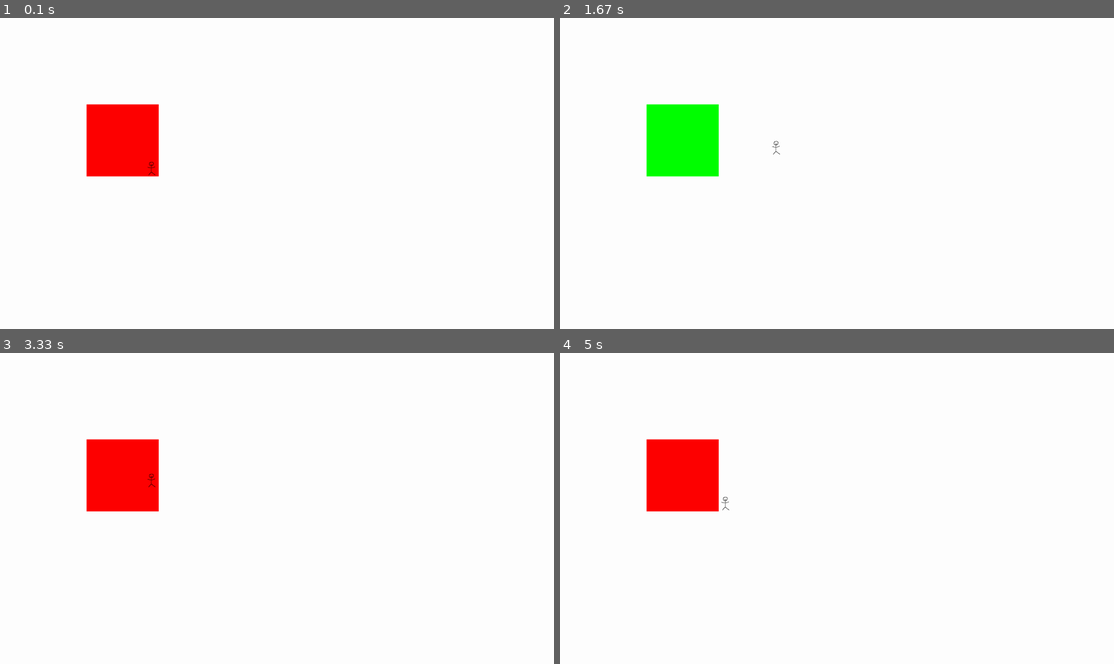
Above: before the commit, frames 1-4 (two rows, left to right).
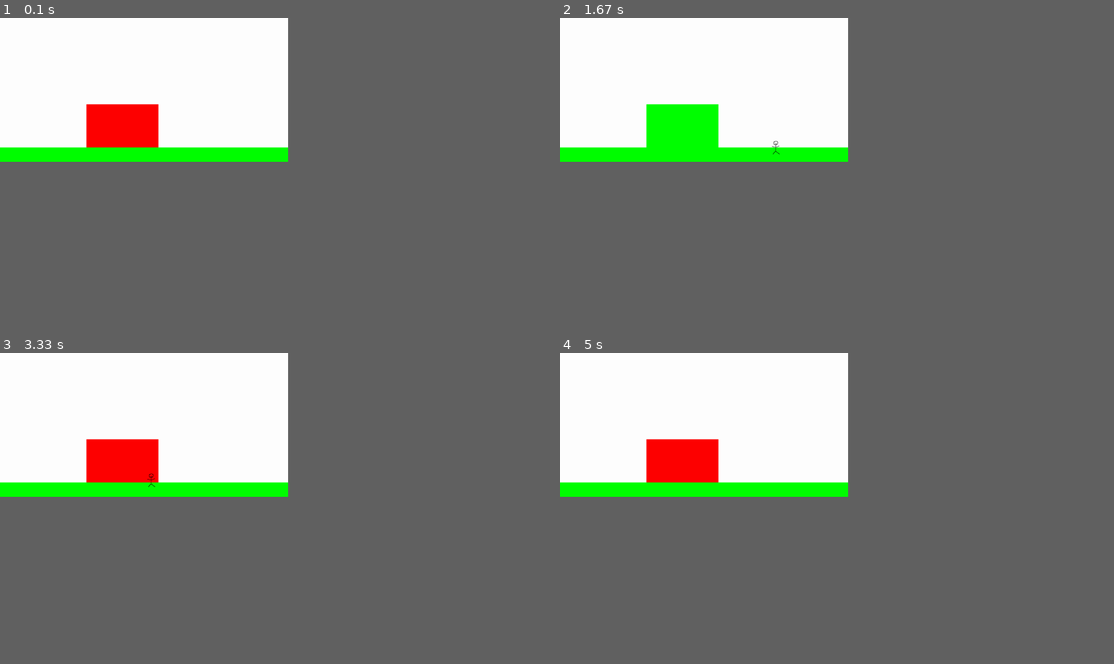
Above: after the commit, the same moments.

Repository: KDO1T/Return-To-Sender
Game: pygame game, started from main.py
The game is run twice, just before and just after one commit, with the same random seed, the same clock (stepped at 60 frames per second) and the same inputs.
Inputs:
- Up to frame 1 (0.1 s): no input
- Up to frame 2 (1.67 s): hold D 0.33-0.8 s; hold W 0.83-1.13 s; hold D 1.17-1.63 s
- Up to frame 3 (3.33 s): hold A 1.67-2.2 s; hold S 2.23-2.53 s; hold A 2.57-2.97 s; hold W from 3 s (still down)
- Up to frame 4 (5 s): release W at 3.37 s; hold D 3.4-4.03 s; hold S 4.07-4.43 s; hold A 4.47-4.93 s; hold D from 4.97 s (still down)
In our replay, the window is 900x506 before the commit and 468x234 after it. These sizes can differ from the game's own. Grey fills any space a smaller window leaves; there, only what the larger window draws over its background counts as a difference.

The runs differ from the first frame. In frame 1, 3.1% of the frame differs, in the area x 0-52%, y 27-51%; in frame 2, 2.5%; in frame 3, 3.2%; in frame 4, 3.2%.

Commit message:
added floor object

Diff:
--- a/main.py
+++ b/main.py
@@ -5,7 +5,9 @@
 #1. initiliaze pygame, 2. names the window, 3. sets the window size and sets its paramaters
 pygame.init()
 pygame.display.set_caption("Return To Sender")
-screen = pygame.display.set_mode((0,0)) # fixed resolution, might change later due to technical issues
+
+window_size = (1000, 500)
+screen = pygame.display.set_mode(window_size) # fixed resolution, might change later due to technical issues
 
 
 
@@ -18,9 +20,11 @@
 moving_left = False
 player_rect = pygame.Rect(player_location[0], player_location[1], player_sprite.get_width(), player_sprite.get_height()) #player hitbox
 
-
 object_rect = pygame.Rect(300, 300, 250,250)
 
+#floor object
+
+floor_rect = pygame.Rect(0, window_size[1]-50, window_size[0], 50)
 
 
 
@@ -86,6 +90,7 @@
     else:
         pygame.draw.rect(screen, (0, 255, 0), object_rect)
 
+    pygame.draw.rect(screen, (0,255,0), floor_rect)
 
     screen.blit(player_sprite, player_location) #draws the player onto the screen with its corresponding location
 
